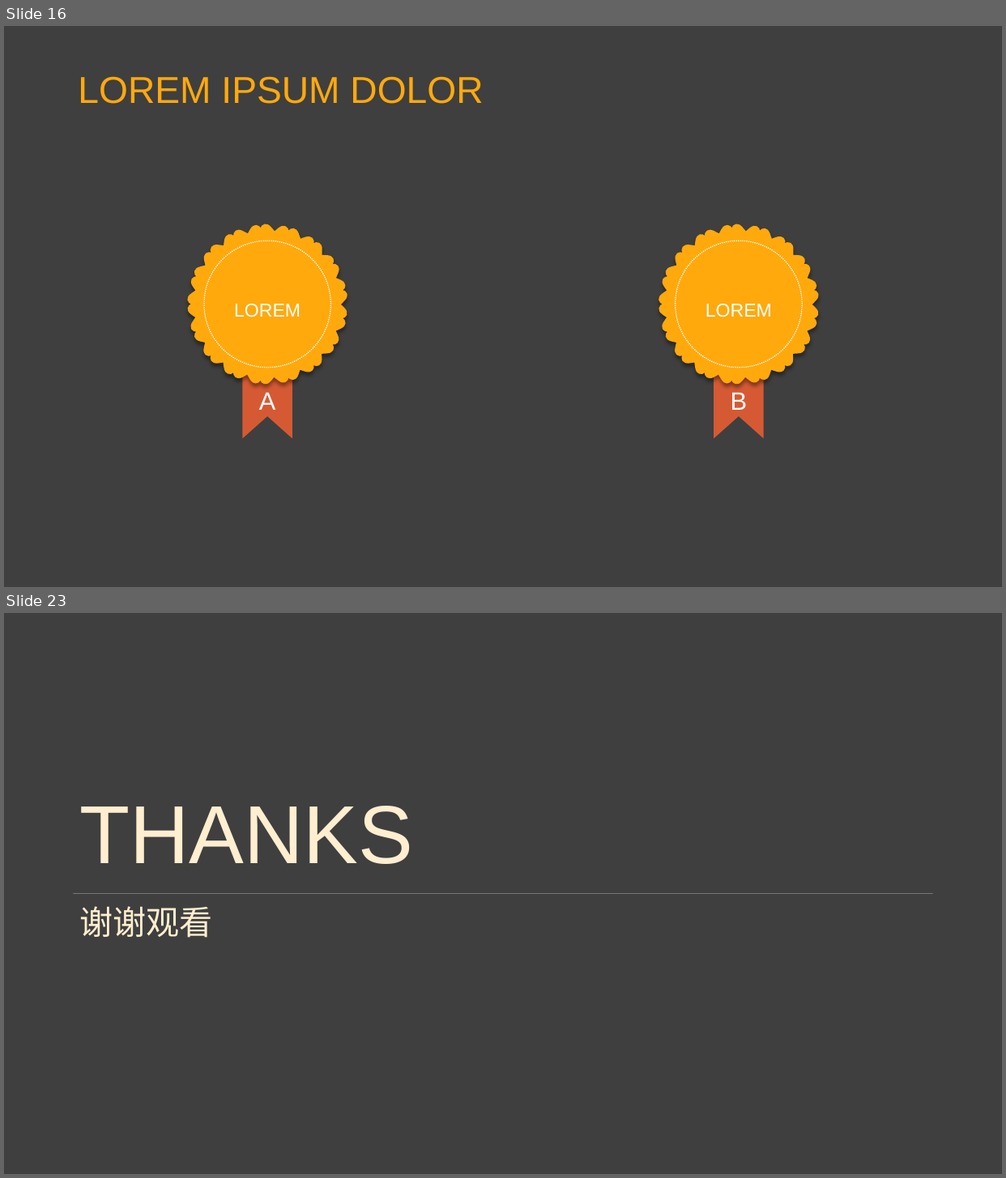
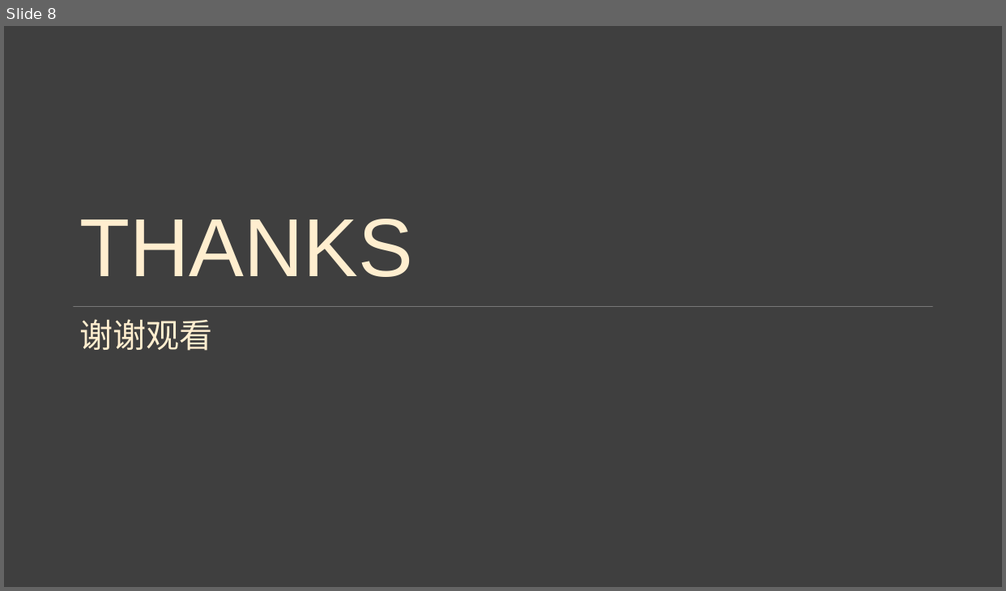
Before and after one commit to bigDataMLProject/Shrimp_hust, a slide deck: Shrimp_hust.pptx. Shown one above the other, each under a label of ours: slides 16 and 23 before the commit, slide 8 after it; the slides between them are not shown. The pictures are 1006x1178 and 1006x591 pixels, drawn with LibreOffice and Linux fonts; fonts in the diff are those of the drawing; background and template pictures are left out. Boxes give left, top, right and bottom in pixels: in the first picture for what was removed or moved away, otherwise in the second. Text is boxed around its words. In the diff, an @@ line names an element or a change of style, - is before the commit and + after.

```diff
--- a/Shrimp_hust.pptx
+++ b/Shrimp_hust.pptx
@@ slide 16 removed at box(4, 26, 1002, 587), background picture (left out) @@
@@ text removed at box(78, 76, 483, 104) @@
-LOREM IPSUM DOLOR
@@ freeform shape removed at box(187, 224, 347, 385) @@
@@ ellipse removed at box(204, 241, 330, 367) @@
-LOREM
@@ freeform shape removed at box(659, 224, 819, 385) @@
@@ ellipse removed at box(675, 241, 802, 367) @@
-LOREM
@@ freeform shape removed at box(243, 363, 292, 439) @@
-A
@@ freeform shape removed at box(714, 363, 763, 439) @@
-B
@@ what was slide 23 is now slide 8 @@
```
Also in this commit, not shown: 1 slide changed, 5 slides added, 19 other slides removed, 2 other files.
